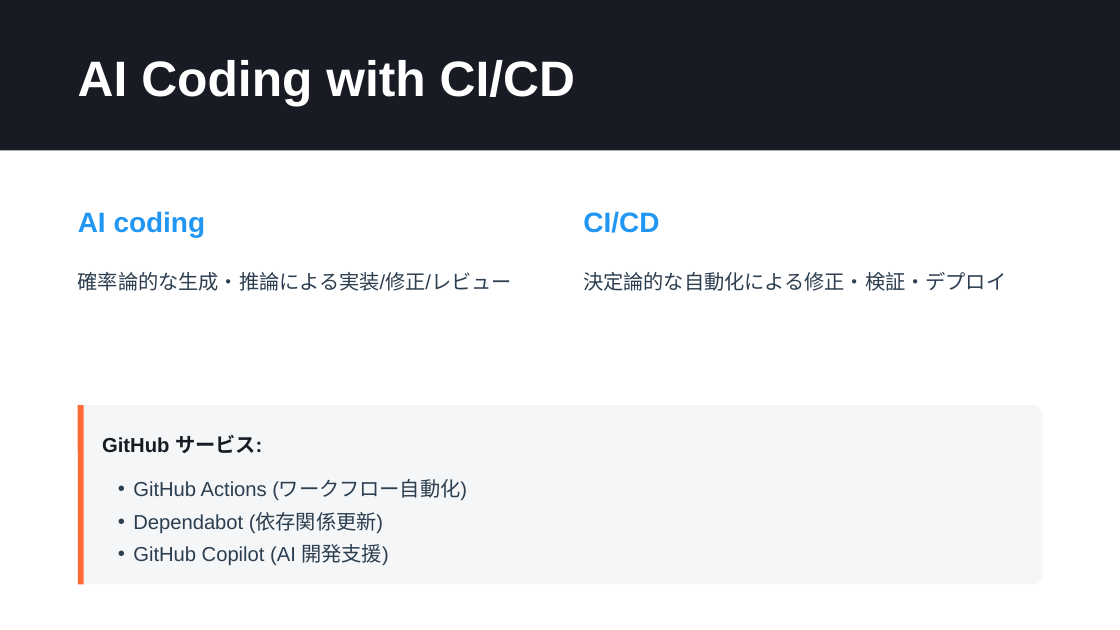
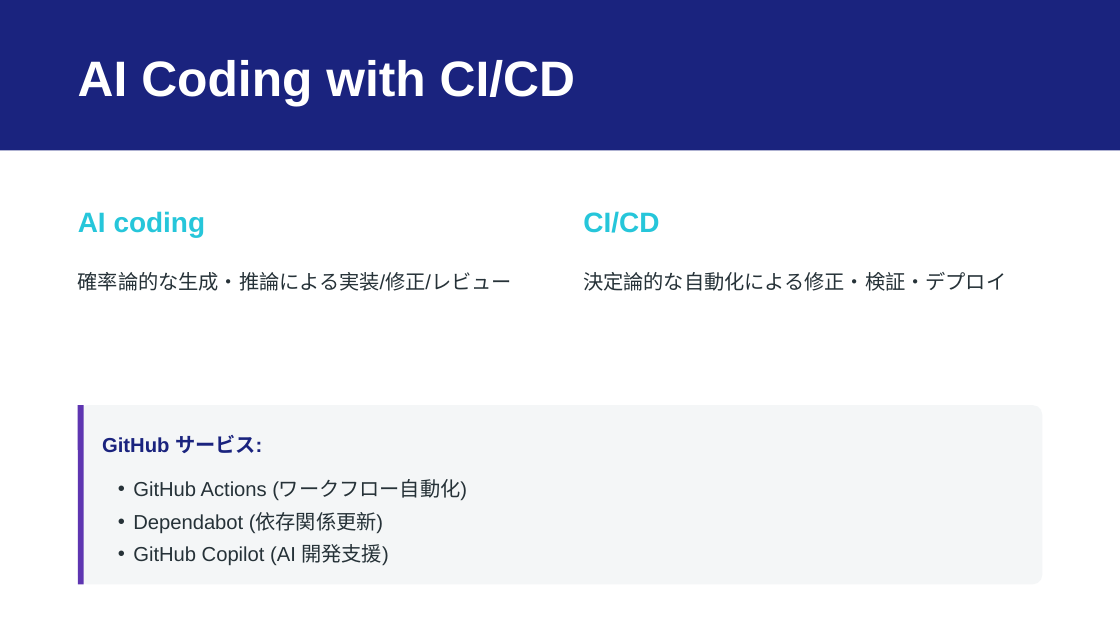
Before and after one commit to dceoy/text-to-slides-lab, a slide deck: slide 4 of workspace/github-actions-copilot.pptx. Drawn at 1120x630 pixels with LibreOffice and Linux fonts; fonts in the diff are those of the drawing. Boxes give left, top, right and bottom in pixels: in the first picture for what was removed or moved away, otherwise in the second. Text is boxed around its words. In the diff, an @@ line names an element or a change of style, - is before the commit and + after.

```diff
--- a/workspace/github-actions-copilot.pptx
+++ b/workspace/github-actions-copilot.pptx
@@ rectangle at (0, 0, 1120, 150): fill #181B24 to #1A237E @@
@@ text "AI coding" at (78, 211, 206, 238): text colour #2196F3 to #26C6DA @@
@@ text "CI/CD" at (583, 211, 659, 233): text colour #2196F3 to #26C6DA @@
@@ line (81, 405) - (81, 585): stroke #FF6B35 3.75 pt to #5E35B1 3.75 pt @@
@@ text "GitHub サービス:" at (102, 435, 262, 453): text colour #181B24 to #1A237E @@
@@ text colour #2C3E50 to #263238 in 3 elements at (78, 272, 512, 291), (583, 272, 1006, 291), (133, 481, 467, 566) @@
```
Also in this commit, not shown: 13 other slides changed, 15 other files.
